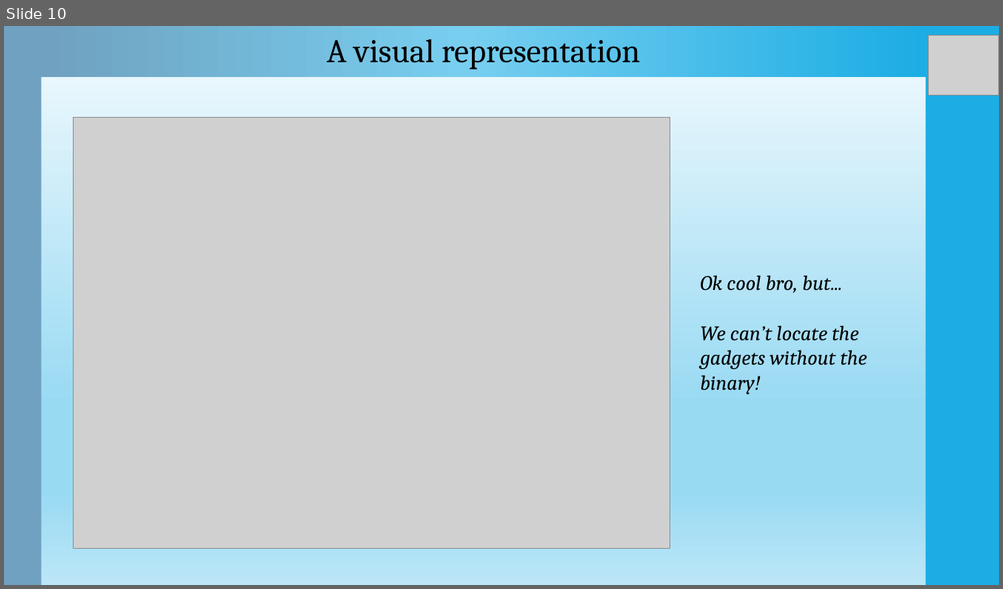
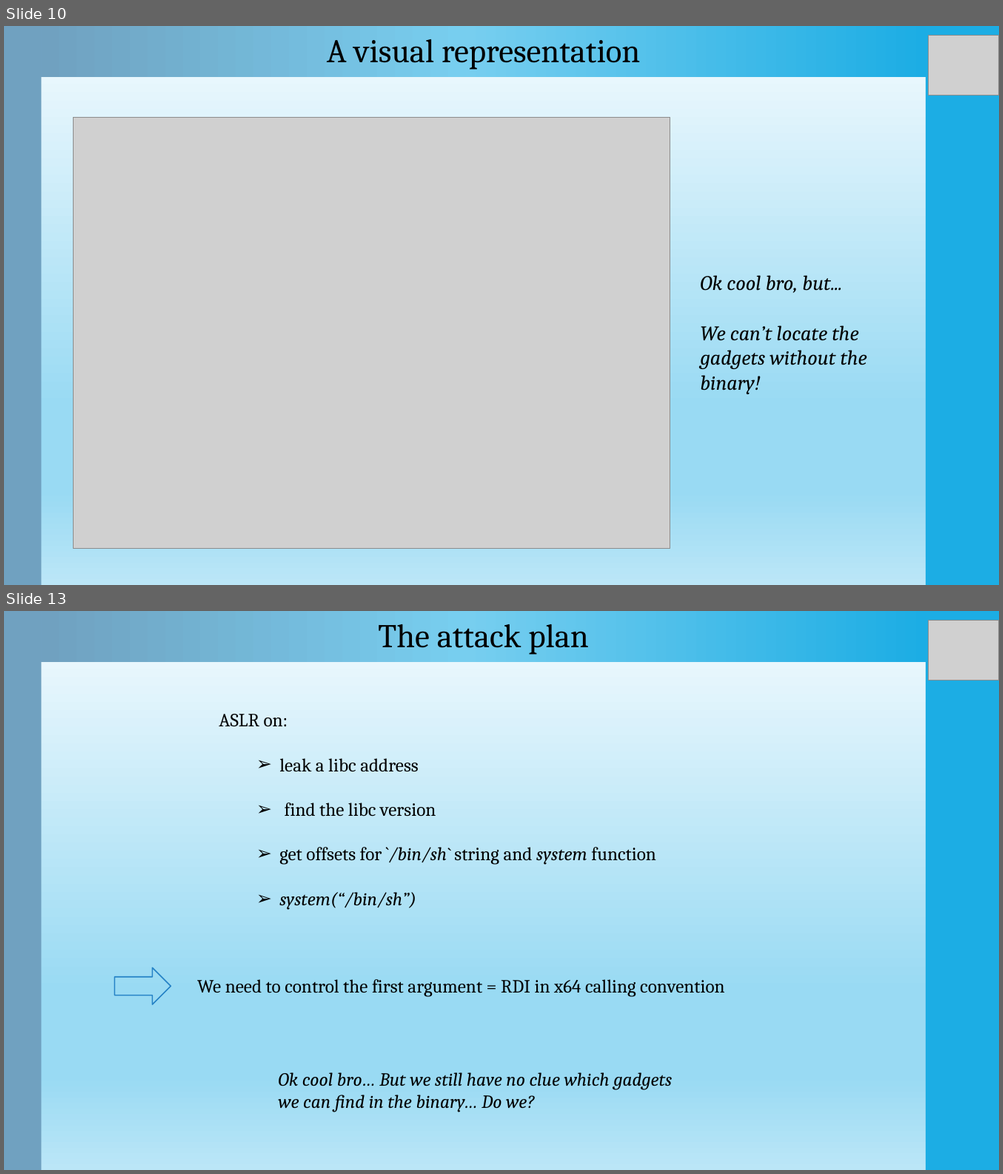
Before and after one commit to Ewael/LSE, a slide deck: Blind_Date/slides.pptx. Shown one above the other, each under a label of ours: slide 10 before the commit, slides 10 and 13 after it; the slides between them are not shown. The pictures are 1003x589 and 1003x1174 pixels, drawn with LibreOffice and Linux fonts; fonts in the diff are those of the drawing; grey boxes stand for pictures. Boxes give left, top, right and bottom in pixels: in the first picture for what was removed or moved away, otherwise in the second. Text is boxed around its words. In the diff, an @@ line names an element or a change of style, - is before the commit and + after.

```diff
--- a/Blind_Date/slides.pptx
+++ b/Blind_Date/slides.pptx
@@ slide 13 added at box(4, 611, 999, 1170), background gradient #F4FBFE to #99DAF3 to #BBE6F7; not listed: 2 template elements that a slide beside it also shows @@
@@ rectangle added at box(41, 611, 925, 663), fill gradient #1CADE4 to #77CEEF to #70A1C0 @@
@@ text added at box(378, 624, 588, 655), 32 pt, text #000000 @@
+The attack plan
@@ picture added at box(928, 621, 999, 681) @@
@@ text added at box(219, 714, 656, 910), 18 pt, text #000000 @@
+ASLR on:
+  ➢ leak a libc address
+  ➢ find the libc version
+  ➢ get offsets for `/bin/sh` string and system function
+  ➢ system(“/bin/sh”)
@@ right arrow added at box(114, 968, 170, 1004), outline #2683C6 1.1 pt @@
@@ text added at box(197, 980, 725, 997), 18 pt, text #000000 @@
+We need to control the first argument = RDI in x64 calling convention
@@ text added at box(278, 1073, 671, 1113), 18 pt, text #000000, italic @@
+Ok cool bro… But we still have no clue which gadgets we can find in the binary… Do we?
```
Also in this commit, not shown: 7 slides changed, 13 other slides added, 4 slides removed.
